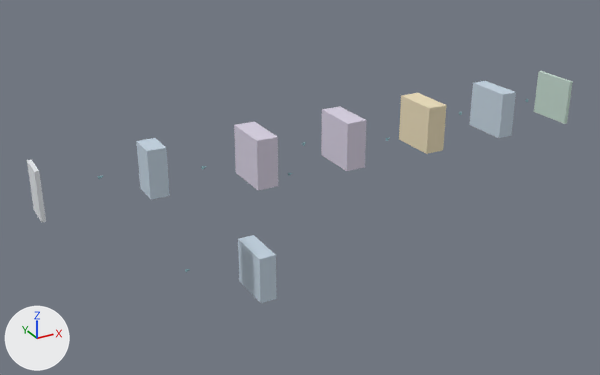
The glTF model docs/gallery/deeplabv3plus.glb as it was, and as the next commit left it.
Both versions are drawn from a camera (50 mm lens) standing at (-6.3, -38.4, 15.8) and looking at (14.6, -0.4, -3.2). Lighting does not change. The marker at lower left points along +X, +Y and +Z. The picture after the commit comes second.

In view in the first picture: '3×3 refine · + bilinear ×4 · K × H × W', 'ASPP · 256 × H/16 × W/16', 'Bilinear ×4 · 256 × H/4 × W/4', 'CNN backbone', 'Concatenate · 304 × H/4 × W/4', 'Image', 'Low-level · 1×1 projection · 48 × H/4 × W/4', 'Segmentation · K × H × W'.
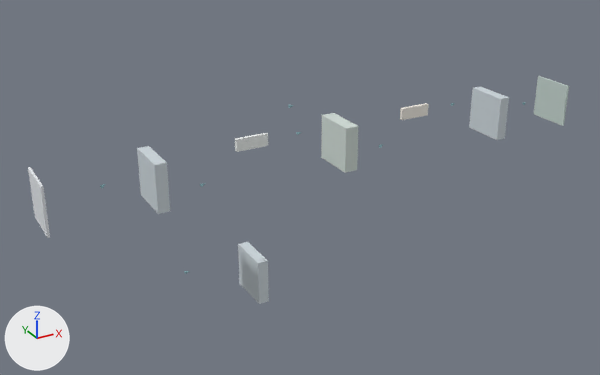
Where the change shows, as pixel boxes (x1, y1, x2, y2) in the pictures (600 x 375 px):
'ASPP · 256 × H/16 × W/16', moved, rescaled (24% narrower, 71% shorter)
    before: (234, 121, 278, 190)
    after: (235, 133, 268, 152)
'Bilinear ×4 · 256 × H/4 × W/4', moved, rescaled (15% narrower, 8% shorter)
    before: (321, 106, 366, 171)
    after: (321, 113, 359, 173)
'Concatenate · 304 × H/4 × W/4', recoloured, moved, rescaled (39% narrower, 71% shorter)
    before: (399, 93, 447, 154)
    after: (400, 103, 429, 120)
'3×3 refine · + bilinear ×4 · K × H × W', moved, rescaled (15% narrower)
    before: (469, 81, 516, 138)
    after: (469, 86, 509, 140)
'Low-level · 1×1 projection · 48 × H/4 × W/4', moved, rescaled (20% narrower, 9% shorter)
    before: (238, 235, 277, 303)
    after: (238, 242, 269, 304)
'CNN backbone', moved, rescaled (10% taller)
    before: (136, 138, 170, 200)
    after: (137, 146, 170, 214)
'Image', moved, rescaled (15% wider, 12% taller)
    before: (27, 160, 46, 223)
    after: (28, 167, 50, 238)

Patch to the scene script:
```diff
--- a/docs/gallery/deeplabv3plus.glb.py
+++ b/docs/gallery/deeplabv3plus.glb.py
@@ mat_concat @@
 mat_concat = principled_material('concat')
-mat_concat.base_color = (0.847, 0.737, 0.502)  # beige #eddfbc
+mat_concat.base_color = (0.906, 0.867, 0.796)  # white #f4efe7
 mat_concat.roughness = 0.75
@@ me_x_1 @@
 # used by ob_image; location = (0.0, 0.0, 0.0)
-me_x_1.from_pydata(...)  # 8 vertices, 12 faces; spans x 0.0..0.22, y -1.6..0.0, z -1.48..1.12
+me_x_1.from_pydata(...)  # 8 vertices, 12 faces; spans x 0.0..0.13, y -2.6..0.0, z -1.85..0.75
+# me_x_1 part 1: the whole mesh is scaled about its middle by (0.591, 1.62, 1), then moved by (-0.05, -0.5, -0.37)
 me_x_1.materials.append(mat_input)
@@ me_back_1 @@
 # used by ob_cnn_backbone; location = (0.0, 0.0, 0.0)
-me_back_1.from_pydata(...)  # 8 vertices, 12 faces; spans x 5.4..6.4, y -1.6..0.0, z -1.48..1.12
+me_back_1.from_pydata(...)  # 8 vertices, 12 faces; spans x 5.4..6.03, y -2.6..0.0, z -1.85..0.75
+# me_back_1 part 2: the whole mesh is scaled about its middle by (0.63, 1.62, 1), then moved by (-0.18, -0.5, -0.37)
 me_back_1.materials.append(mat_conv)
@@ me_aspp_1 @@
 # used by ob_aspp___256___h_16___w_16; location = (0.0, 0.0, 0.0)
-me_aspp_1.from_pydata(...)  # 8 vertices, 12 faces; spans x 10.8..11.99, y -2.75..0.0, z -1.68..1.07
+me_aspp_1.from_pydata(...)  # 8 vertices, 12 faces; spans x 10.8..12.7, y -0.22..0.0, z -0.4..0.3
+# me_aspp_1 part 3: the whole mesh is scaled about its middle by (1.6, 0.08, 0.255), then moved by (0.36, 1.27, 0.26)
 me_aspp_1.materials.append(mat_attention)
@@ me_up_1 @@
 # used by ob_bilinear__4___256___h_4___w_4; location = (0.0, 0.0, 0.0)
-me_up_1.from_pydata(...)  # 8 vertices, 12 faces; spans x 16.2..17.39, y -2.75..0.0, z -1.68..1.07
+me_up_1.from_pydata(...)  # 8 vertices, 12 faces; spans x 16.2..17.0, y -2.58..0.0, z -1.83..0.75
+# me_up_1 part 4: the whole mesh is scaled about its middle by (0.672, 0.937, 0.937), then moved by (-0.19, 0.09, -0.24)
 me_up_1.materials.append(mat_upsample)
@@ me_low_1 @@
 # used by ob_low_level___1_1_projection___48___h_4___w_4; location = (0.0, 0.0, 0.0)
-me_low_1.from_pydata(...)  # 8 vertices, 12 faces; spans x 10.8..11.8, y -2.75..0.0, z -8.48..-5.73
+me_low_1.from_pydata(...)  # 8 vertices, 12 faces; spans x 10.8..11.39, y -2.58..0.0, z -8.63..-6.05
+# me_low_1 part 5: the whole mesh is scaled about its middle by (0.597, 0.937, 0.937), then moved by (-0.2, 0.09, -0.24)
 me_low_1.materials.append(mat_conv_001)
@@ me_cat_1 @@
 # used by ob_concatenate___304___h_4___w_4; location = (0.0, 0.0, 0.0)
-me_cat_1.from_pydata(...)  # 8 vertices, 12 faces; spans x 21.6..22.81, y -2.75..0.0, z -1.68..1.07
+me_cat_1.from_pydata(...)  # 8 vertices, 12 faces; spans x 21.6..23.5, y -0.22..0.0, z -0.4..0.3
+# me_cat_1 part 6: the whole mesh is scaled about its middle by (1.57, 0.08, 0.255), then moved by (0.35, 1.27, 0.26)
 me_cat_1.materials.append(mat_concat)
@@ me_ref_1 @@
 # used by ob_3_3_refine_____bilinear__4___k___h___w; location = (0.0, 0.0, 0.0)
-me_ref_1.from_pydata(...)  # 8 vertices, 12 faces; spans x 27.0..28.0, y -2.75..0.0, z -1.68..1.07
+me_ref_1.from_pydata(...)  # 8 vertices, 12 faces; spans x 27.0..27.63, y -2.6..0.0, z -1.85..0.75
+# me_ref_1 part 7: the whole mesh is scaled about its middle by (0.63, 0.945, 0.945), then moved by (-0.19, 0.08, -0.24)
 me_ref_1.materials.append(mat_conv_002)
```
